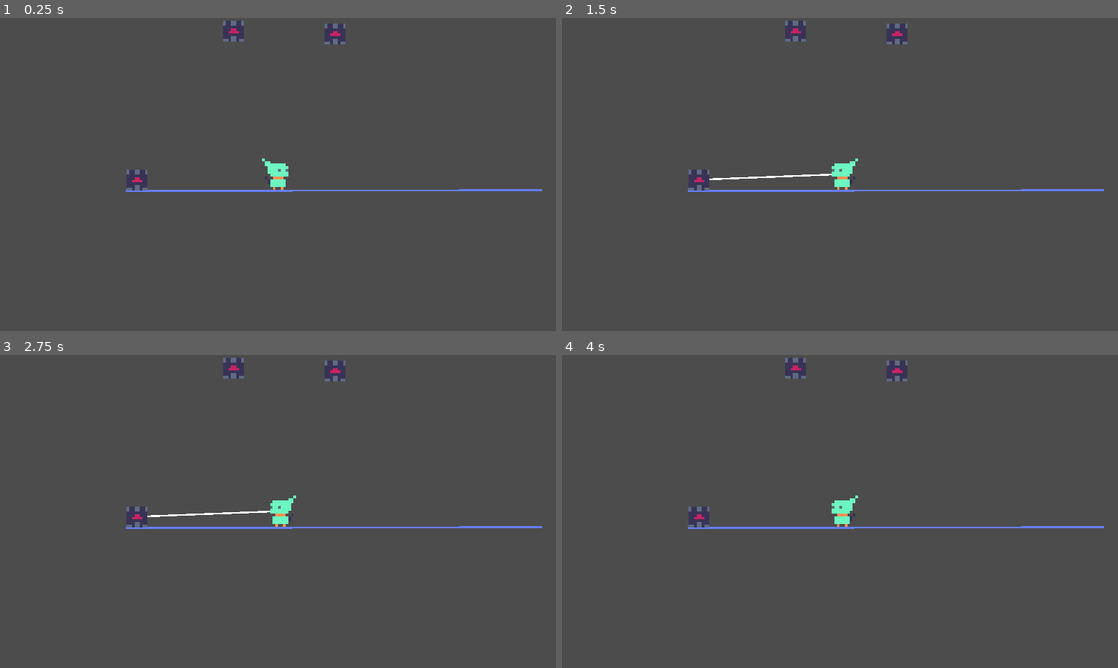
Above: before the commit, frames 1-4 (two rows, left to right).
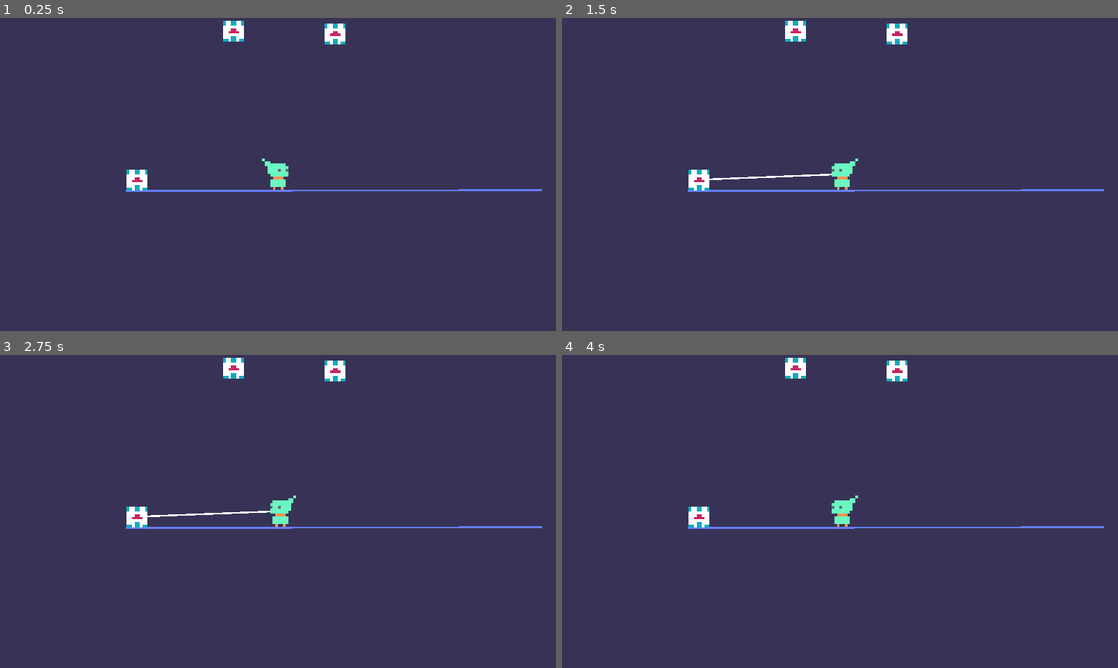
Above: after the commit, the same moments.

Repository: voithos/elfin
Game: Godot game, scene res://scenes/levels/level1.tscn
The game is run twice, just before and just after one commit, with the same random seed, the same clock (stepped at 60 frames per second) and the same inputs.
Inputs (mouse positions are in pixels of both pictures, inside the frame that each line leads up to):
- Up to frame 1 (0.25 s): no input
- Up to frame 2 (1.5 s): tap Enter at 0.5 s; move the mouse to (962, 158) at 0.52 s; press the mouse at (962, 158) at 0.53 s; tap Space at 0.77, 1.25 s; move the mouse to (728, 190) at 1.27 s; release the mouse at (728, 190) at 1.28 s; right-click (728, 190) at 1.35 s
- Up to frame 3 (2.75 s): tap Space at 1.52 s; tap Enter at 2 s; move the mouse to (333, 442) at 2.02 s; press the mouse at (333, 442) at 2.03 s
- Up to frame 4 (4 s): tap Space at 2.75, 3.02, 3.77 s; move the mouse to (812, 574) at 2.77 s; release the mouse at (812, 574) at 2.78 s; right-click (812, 574) at 2.85 s; tap Enter at 3.5 s; move the mouse to (1006, 558) at 3.52 s; press the mouse at (1006, 558) at 3.53 s

The runs differ from the first frame. In frame 1, 99% of the frame differs, in the area x 0-100%, y 0-100%; in frame 2, 99%; in frame 3, 99%; in frame 4, 99%.

Commit message:
Adjust clear color.

Diff:
--- a/project.godot
+++ b/project.godot
@@ -62,4 +62,5 @@
 [rendering]
 
 quality/shadows/filter_mode=0
+environment/default_clear_color=Color( 0.223529, 0.203922, 0.341176, 1 )
 environment/default_environment="res://default_env.tres"
Binary file changed: assets/anchor.png
Not shown, changed: TODO.md
